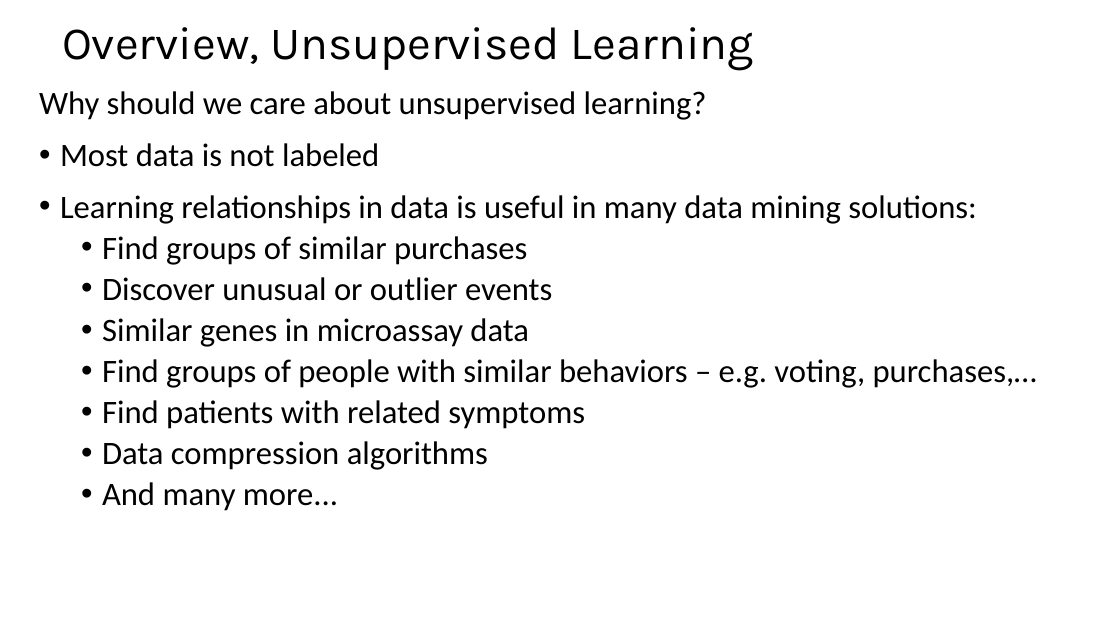
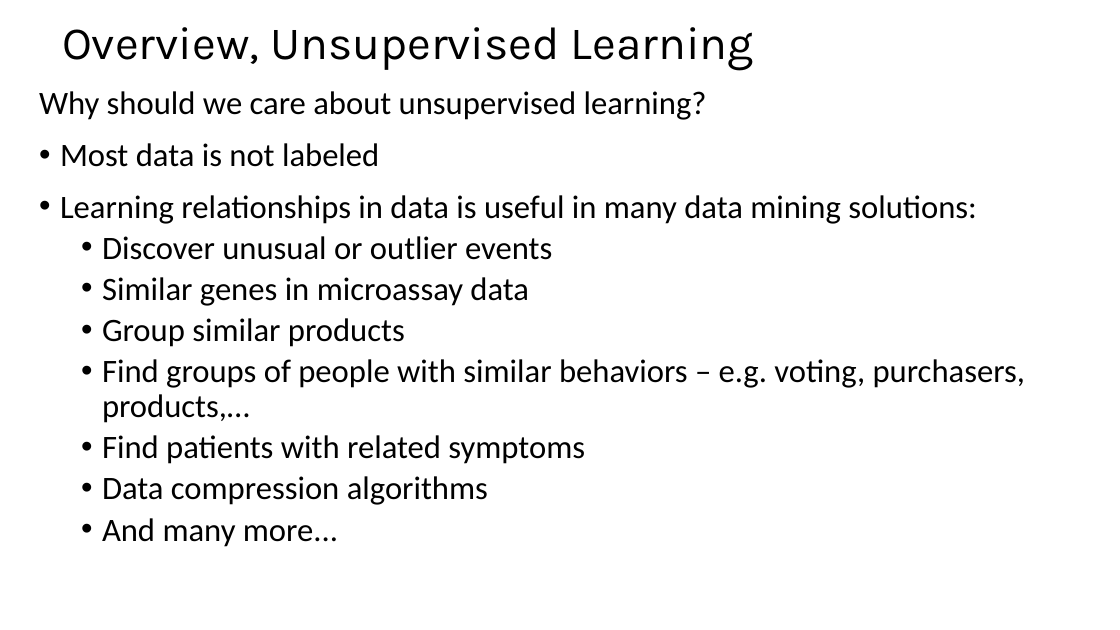
Before and after one commit to harelgabainew/school1, a slide deck: slide 3 of slides/9_IntroductionToClustering_Part1.pptx. Drawn at 1120x630 pixels with LibreOffice and Linux fonts; fonts in the diff are those of the drawing. Boxes give left, top, right and bottom in pixels: in the first picture for what was removed or moved away, otherwise in the second. Text is boxed around its words. In the diff, an @@ line names an element or a change of style, - is before the commit and + after.

```diff
--- a/slides/9_IntroductionToClustering_Part1.pptx
+++ b/slides/9_IntroductionToClustering_Part1.pptx
@@ text at (x1=102, y1=236, x2=527, y2=265): paragraph removed @@
-  • Find groups of similar purchases
@@ text at (x1=102, y1=318, x2=1025, y2=423): text changed @@
-  • Find groups of people with similar behaviors – e.g. voting, purchases,…
+  • Group similar products
+  • Find groups of people with similar behaviors – e.g. voting, purchasers, products,…
```
Also in this commit, not shown: 3 other slides changed.
